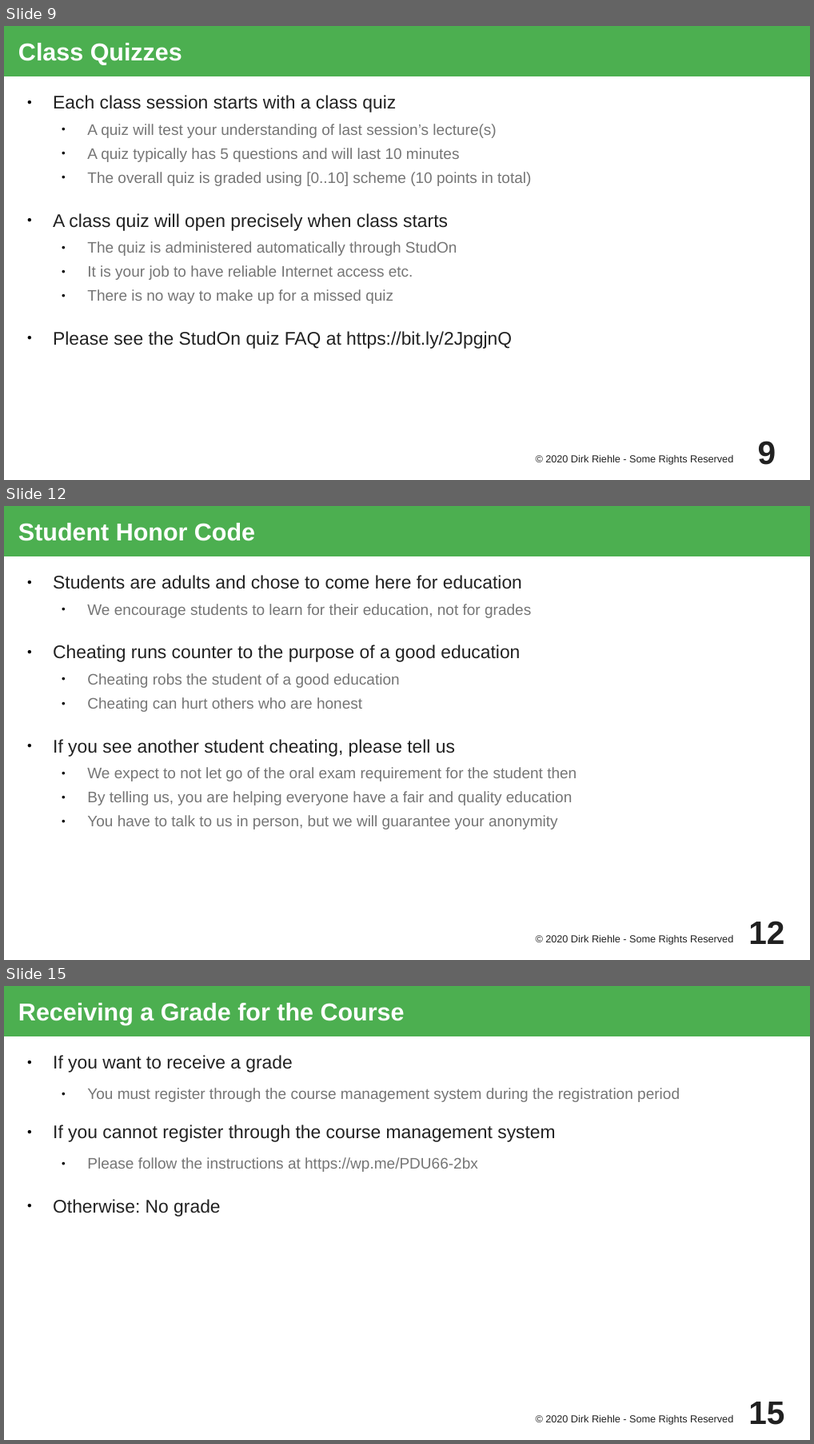
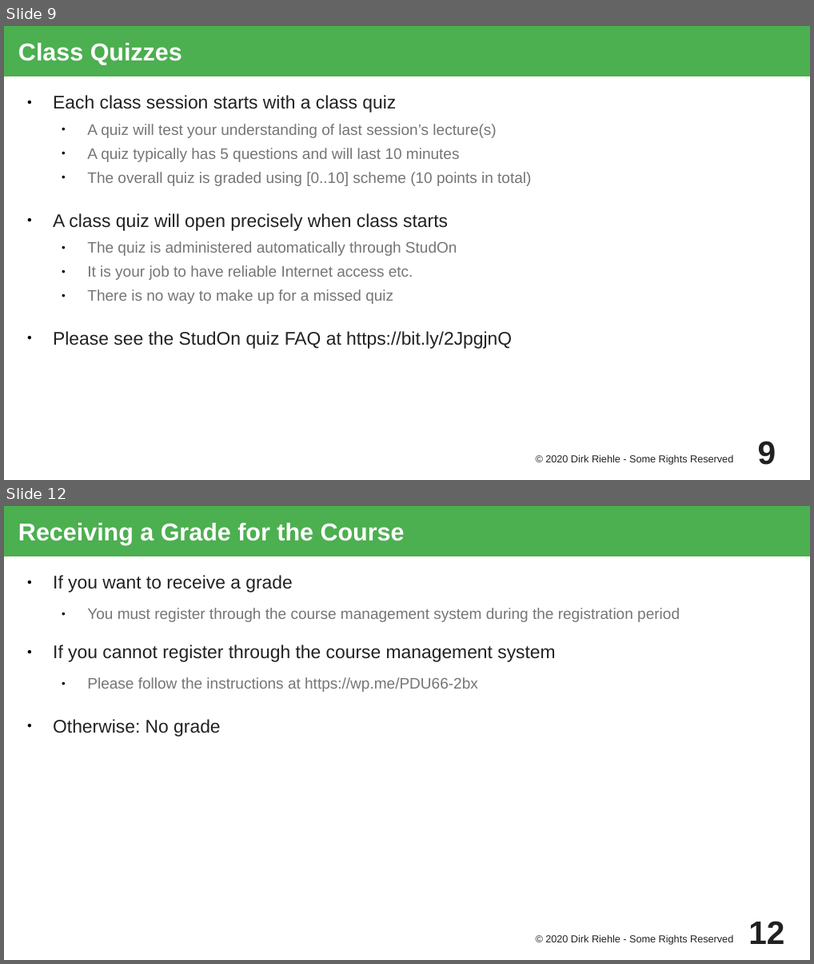
Before and after one commit to dirkriehle/nyt-course, a slide deck: Lecture slides/NYT A01 - Course Introduction.odp. Shown one above the other, each under a label of ours: slides 9, 12 and 15 before the commit, slides 9 and 12 after it; the slides between them are not shown. The pictures are 814x1444 and 814x964 pixels, drawn with LibreOffice and Linux fonts; fonts in the diff are those of the drawing. Boxes give left, top, right and bottom in pixels: in the first picture for what was removed or moved away, otherwise in the second. Text is boxed around its words. In the diff, an @@ line names an element or a change of style, - is before the commit and + after.

```diff
--- a/Lecture slides/NYT A01 - Course Introduction.odp
+++ b/Lecture slides/NYT A01 - Course Introduction.odp
@@ slide 12 removed at box(4, 506, 810, 960), background #FFFFFF @@
@@ title removed at box(4, 506, 810, 556) @@
-Student Honor Code
@@ text removed at box(53, 575, 577, 829) @@
-● Students are adults and chose to come here for education
-  ● We encourage students to learn for their education, not for grades
-● Cheating runs counter to the purpose of a good education
-  ● Cheating robs the student of a good education
-  ● Cheating can hurt others who are honest
-● If you see another student cheating, please tell us
-  ● We expect to not let go of the oral exam requirement for the student then
-  ● By telling us, you are helping everyone have a fair and quality education
-  ● You have to talk to us in person, but we will guarantee your anonymity
@@ text removed at box(546, 934, 734, 944) @@
-© 2020 Dirk Riehle - Some Rights Reserved
@@ page number removed at box(749, 920, 785, 944) @@
-12
@@ what was slide 15 is now slide 12 @@
@@ page number at box(749, 920, 785, 944): text changed @@
-15
+12
```
Also in this commit, not shown: 5 slides changed, 2 other slides removed, 1 other file.
